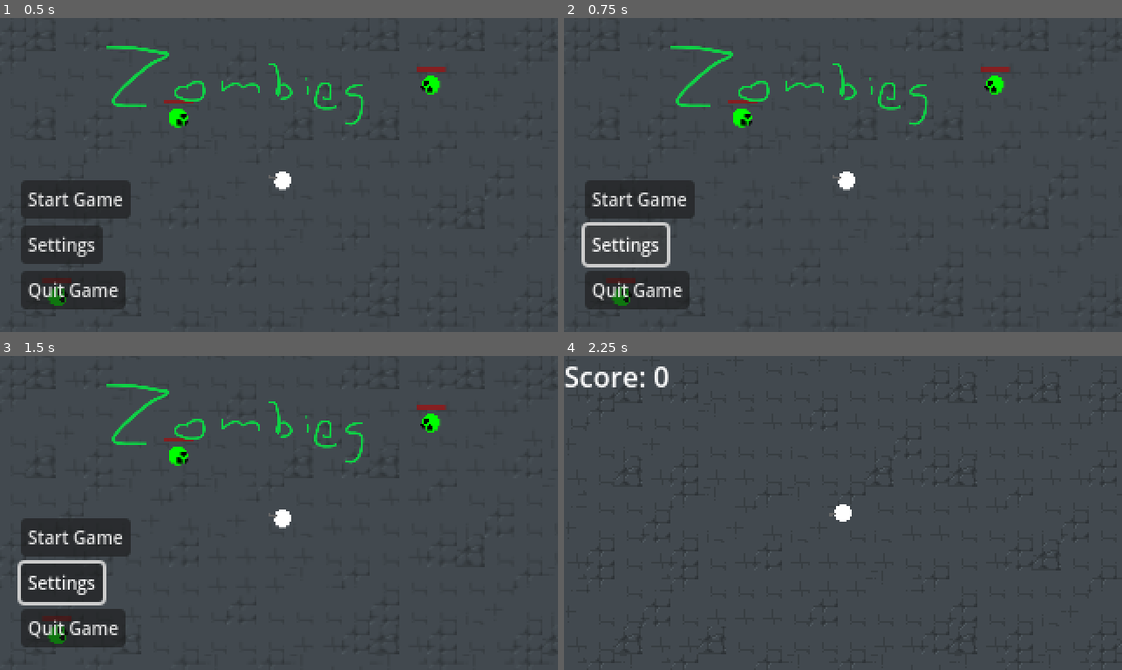
Above: before the commit, frames 1-4 (two rows, left to right).
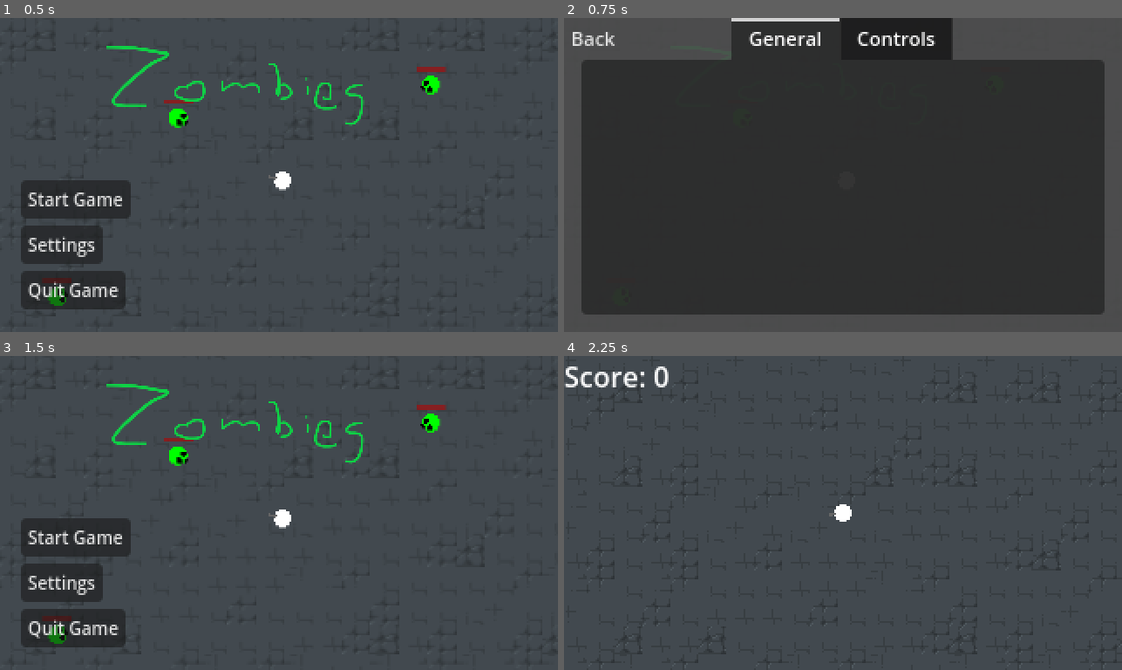
Above: after the commit, the same moments.

Repository: Spookyinator/TroglodyteCSGame
Game: Godot game, scene res://Screens/menu.tscn
Two runs of this game, one before a commit and one after it. Both use one fixed random seed, a clock stepped at 60 frames per second and the inputs below.
Inputs (mouse positions are in pixels of both pictures, inside the frame that each line leads up to):
- Up to frame 1 (0.5 s): no input
- Up to frame 2 (0.75 s): click "Settings" at 0.5 s
- Up to frame 3 (1.5 s): click (27, 377) at 1.25 s, where only the run after the commit has a clickable "Back"
- Up to frame 4 (2.25 s): click "Start Game" at 2 s

Frame 1 is identical in both runs. In frame 2, 72% of the frame differs, in the area x 1-100%, y 0-95%; in frame 3, 0.5%; in frame 4, nothing differs.

Commit message:
ssad

Diff:
--- a/CSPGame/Screens/menu.gd
+++ b/CSPGame/Screens/menu.gd
@@ -7,5 +7,4 @@
 	get_tree().quit()
 
 func _on_settings_pressed():
-
-	pass # Replace with function body.
+	get_tree().change_scene_to_file("res://Screens/settings.tscn")
--- /dev/null
+++ b/CSPGame/Screens/settings.gd
@@ -0,0 +1,4 @@
+extends Control
+
+func _on_button_pressed():
+	get_tree().change_scene_to_file("res://Screens/menu.tscn")
--- /dev/null
+++ b/CSPGame/Screens/settings.tscn
@@ -0,0 +1,78 @@
+[gd_scene load_steps=5 format=3 uid="uid://dewf8oc3s51pq"]
+
+[ext_resource type="Script" path="res://Screens/settings.gd" id="1_pvyg6"]
+[ext_resource type="Texture2D" uid="uid://c02ii8vma5f7e" path="res://Assets/menuscreen.png" id="1_rlehp"]
+
+[sub_resource type="InputEventKey" id="InputEventKey_0le7p"]
+device = -1
+keycode = 4194305
+
+[sub_resource type="Shortcut" id="Shortcut_eeba5"]
+events = [SubResource("InputEventKey_0le7p")]
+
+[node name="Settings" type="Control"]
+layout_mode = 3
+anchors_preset = 15
+anchor_right = 1.0
+anchor_bottom = 1.0
+grow_horizontal = 2
+grow_vertical = 2
+script = ExtResource("1_pvyg6")
+
+[node name="MarginContainer" type="MarginContainer" parent="."]
+layout_mode = 1
+anchors_preset = 15
+anchor_right = 1.0
+anchor_bottom = 1.0
+grow_horizontal = 2
+grow_vertical = 2
+theme_override_constants/margin_left = 10
+theme_override_constants/margin_top = 0
+theme_override_constants/margin_right = 10
+theme_override_constants/margin_bottom = 10
+
+[node name="TabContainer" type="TabContainer" parent="MarginContainer"]
+layout_mode = 2
+theme_override_colors/font_selected_color = Color(1, 1, 1, 1)
+theme_override_colors/font_hovered_color = Color(1, 1, 1, 1)
+theme_override_colors/font_unselected_color = Color(1, 1, 1, 1)
+theme_override_colors/font_disabled_color = Color(1, 1, 1, 1)
+theme_override_constants/side_margin = 0
+theme_override_font_sizes/font_size = 11
+tab_alignment = 1
+clip_tabs = false
+
+[node name="General" type="VBoxContainer" parent="MarginContainer/TabContainer"]
+layout_mode = 2
+
+[node name="MarginContainer" type="MarginContainer" parent="MarginContainer/TabContainer/General"]
+layout_mode = 2
+theme_override_constants/margin_left = 10
+theme_override_constants/margin_right = 10
+
+[node name="Controls" type="VBoxContainer" parent="MarginContainer/TabContainer"]
+visible = false
+layout_mode = 2
+
+[node name="MarginContainer" type="MarginContainer" parent="MarginContainer/TabContainer/Controls"]
+layout_mode = 2
+theme_override_constants/margin_left = 10
+theme_override_constants/margin_right = 10
+
+[node name="Menuscreen" type="Sprite2D" parent="."]
+modulate = Color(1, 1, 1, 0.0862745)
+z_index = -1
+position = Vector2(160, 92)
+scale = Vector2(0.256735, 0.263869)
+texture = ExtResource("1_rlehp")
+
+[node name="Button" type="Button" parent="."]
+layout_mode = 1
+offset_right = 34.0
+offset_bottom = 24.0
+theme_override_font_sizes/font_size = 11
+shortcut = SubResource("Shortcut_eeba5")
+text = "Back"
+flat = true
+
+[connection signal="pressed" from="Button" to="." method="_on_button_pressed"]
